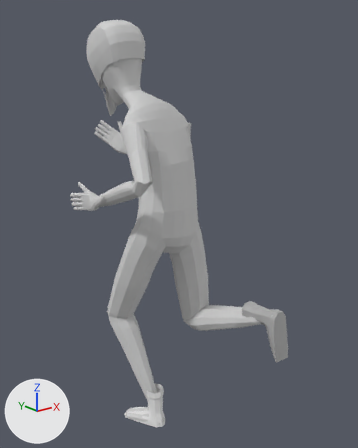
The OBJ model resources/Animaciones/correr/correr_000151.obj, before and after one commit.
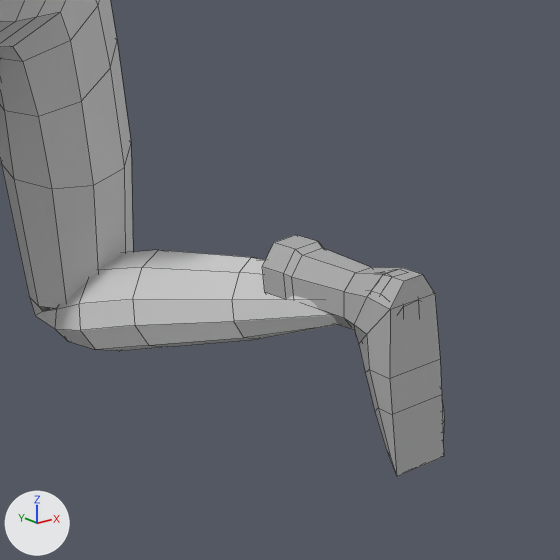
The first picture shows the older version from a 50 mm camera at (-4.43, -5.91, 5.98) aimed at (0.17, -0.17, 3.69). The close-ups show both versions on the part from 49% to 89% of the width and 54% to 86% of the height of that picture; other places that the commit changed are outside them. The lights are fixed; the arrows at lower left show +X, +Y and +Z. The close-ups show mesh edges as thin lines. Where no turn or scale is listed for an object, it has been applied to the vertices.

Objects in the first close-up: 'Plane.002_Plane.001', 'Plane.003'.
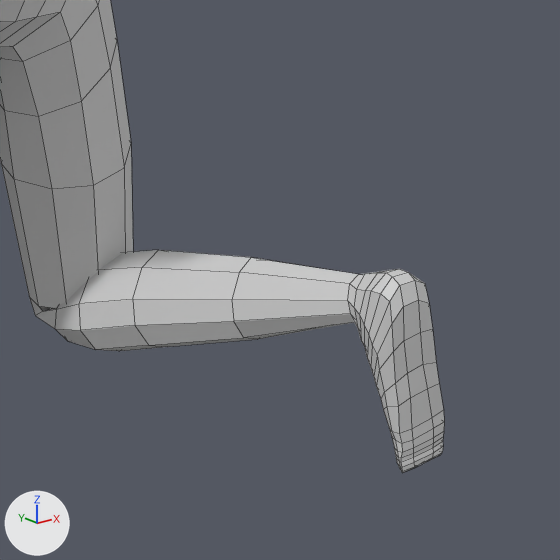
The newer file is also turned or shifted as a whole; pictures and numbers use the older file's frame.

Where the change shows, as pixel boxes (x1, y1, x2, y2) in the close-ups (560 x 560 px):
'Plane.003', deleted: before (262, 235, 444, 476)

Diff of the bpy script that builds the scene:
```diff
--- a/resources/Animaciones/correr/correr_000151.obj.py
+++ b/resources/Animaciones/correr/correr_000151.obj.py
@@ ob_plane_003 @@
-ob_plane_003 = bpy.data.objects.new('Plane.003', me_plane_003)
-ob_plane_003.location = (0.0, 0.0, 0.0)
```
